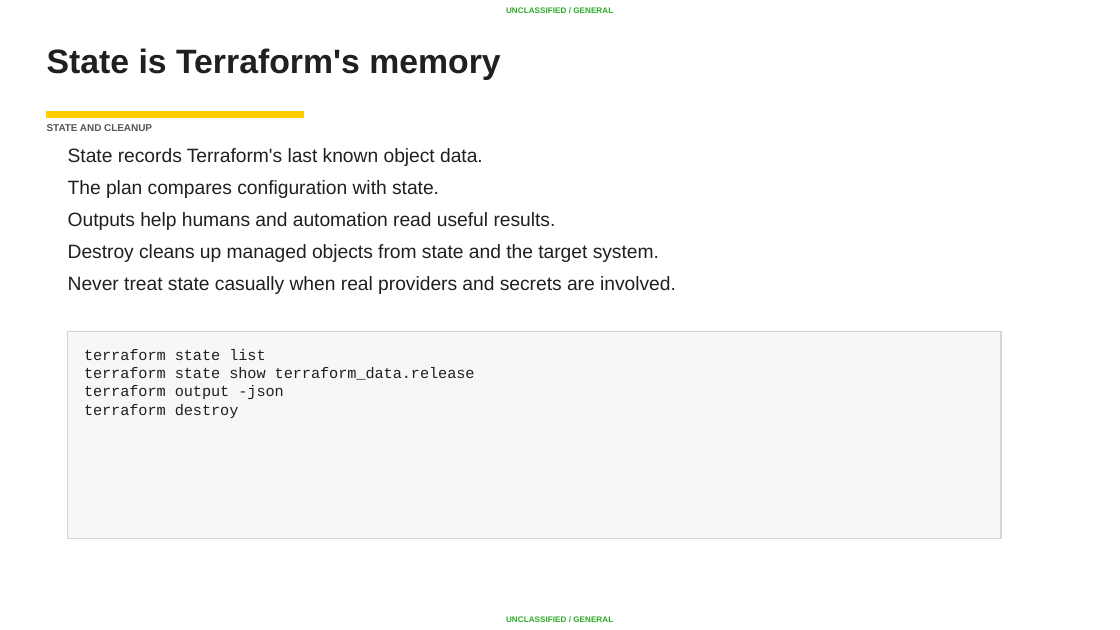
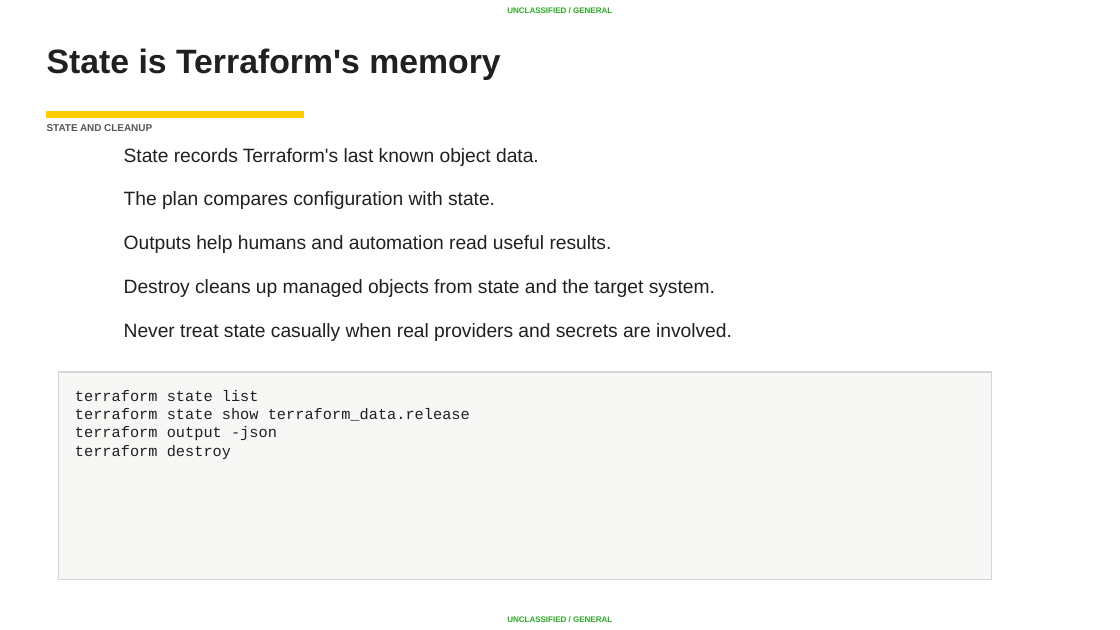
Before and after one commit to AC-Fab/summer-course, a slide deck: slide 22 of DevOps/Lesson 04-05 - CICD and Terraform/CI-CD-Terraform-back-to-back-class.pptx (slide 20 before the commit). Drawn at 1120x630 pixels with LibreOffice and Linux fonts; fonts in the diff are those of the drawing; background and template pictures are left out. Boxes give left, top, right and bottom in pixels: in the first picture for what was removed or moved away, otherwise in the second. Text is boxed around its words. In the diff, an @@ line names an element or a change of style, - is before the commit and + after.

```diff
--- a/DevOps/Lesson 04-05 - CICD and Terraform/CI-CD-Terraform-back-to-back-class.pptx
+++ b/DevOps/Lesson 04-05 - CICD and Terraform/CI-CD-Terraform-back-to-back-class.pptx
@@ text "State records Terraform's last known ..." at bbox=[124, 148, 732, 341]: indent changed; more space between paragraphs @@
@@ rectangle "terraform state list": place and size @@
-rectangle "terraform state list" at bbox=[67, 332, 1000, 539]
+rectangle "terraform state list" at bbox=[58, 372, 991, 579]
```
Also in this commit, not shown: 26 other slides changed, 4 slides added, 1 slide removed.
